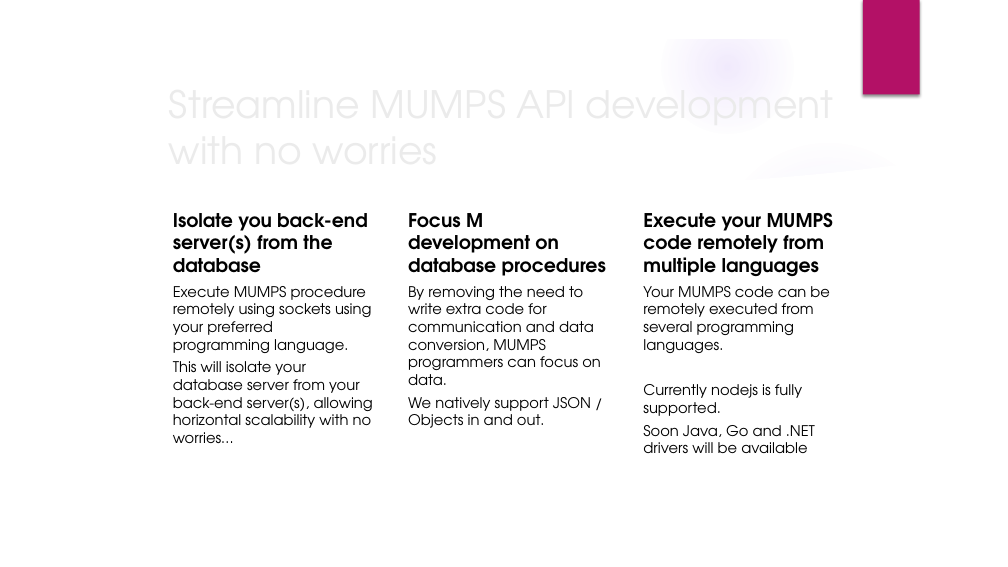
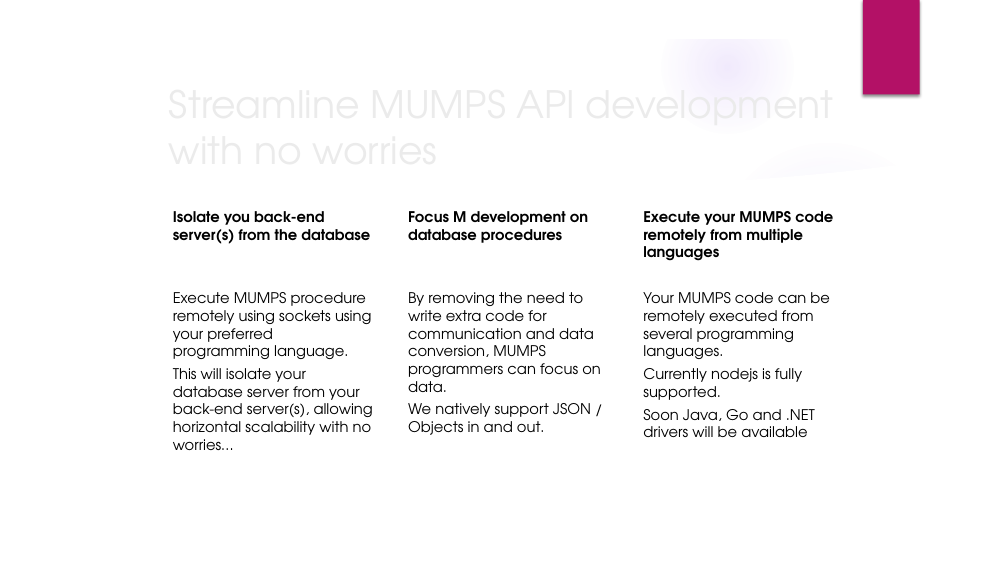
Before and after one commit to mind4yottadb/mind-server, a slide deck: slide 4 of docs/slides/def1.pptx. Drawn at 1008x567 pixels with LibreOffice and Linux fonts; fonts in the diff are those of the drawing; background and template pictures are left out. Boxes give left, top, right and bottom in pixels: in the first picture for what was removed or moved away, otherwise in the second. Text is boxed around its words. In the diff, an @@ line names an element or a change of style, - is before the commit and + after.

Commit message:
V0.19.0 (#257)
* feat: datatype: varByRef
* feat: new datatype: json
* feat: 4 levels namespace
* test: datatype: varByRef
* test: uApi parser detects now boolean and null in name
* test: new datatype: json
* test: 4 levels namespace
* refactor: uApi parser detects now boolean and null in name
* fix: proper handle JSON chr(0)_boolean or chr(0)_null
* fix: subscript /s on strings removed
* docs: pptx
* demo

```diff
--- a/docs/slides/def1.pptx
+++ b/docs/slides/def1.pptx
@@ size 18 to 14 pt; less space between paragraphs in 3 elements at box(173, 211, 370, 244), box(408, 211, 588, 243), box(643, 211, 833, 261) @@
@@ text "Execute MUMPS procedure remotely using ...": place and size @@
-text "Execute MUMPS procedure remotely using ..." at box(173, 286, 373, 443)
+text "Execute MUMPS procedure remotely using ..." at box(173, 292, 373, 450)
@@ text "By removing the need to ...": place and size @@
-text "By removing the need to ..." at box(408, 286, 601, 428)
+text "By removing the need to ..." at box(408, 292, 601, 435)
@@ text "Your MUMPS code can be ..." rewrapped from box(643, 286, 830, 453) to box(643, 292, 830, 437) @@
```
Also in this commit, not shown: 8 other slides changed, 33 other files.
